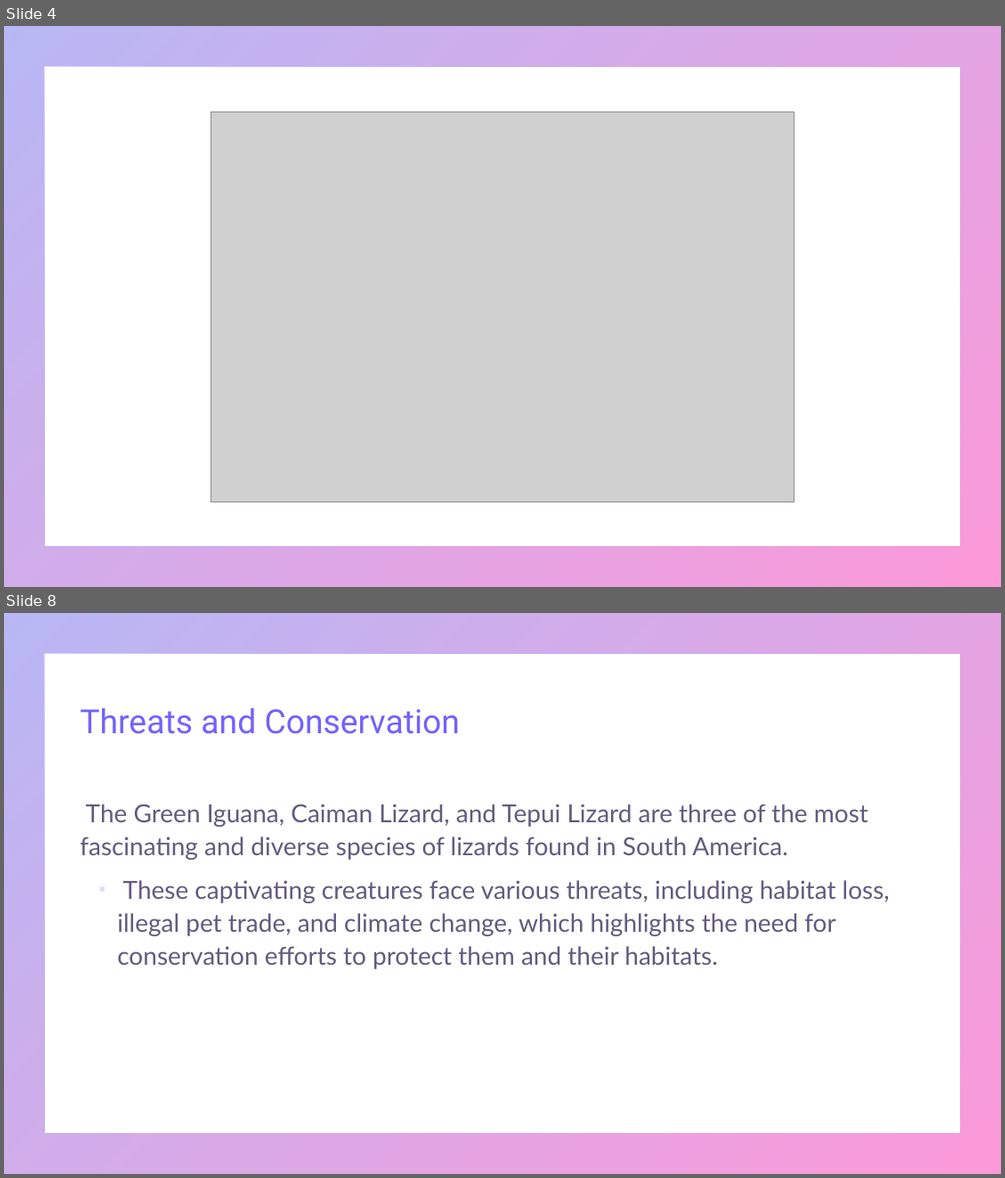
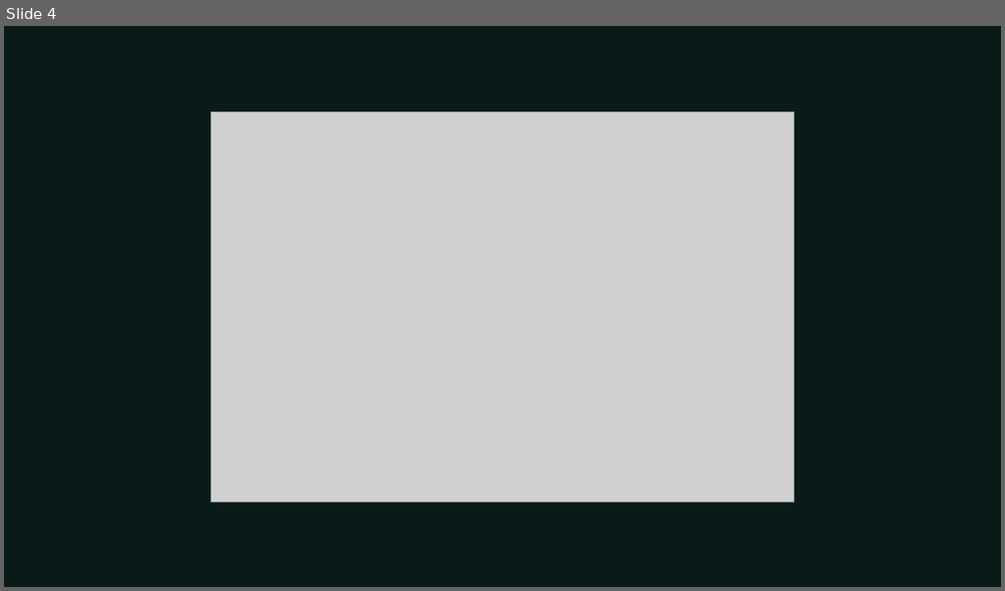
Before and after one commit to umarrasool15/Research2SlidesWebApp, a slide deck: src/main/resources/content/output/A Survey of South American Lizards Biodiversity and Ecological.pptx. Shown one above the other, each under a label of ours: slides 4 and 8 before the commit, slide 4 after it; the slides between them are not shown. The pictures are 1005x1178 and 1005x591 pixels, drawn with LibreOffice and Linux fonts; fonts in the diff are those of the drawing; grey boxes stand for pictures. Boxes give left, top, right and bottom in pixels: in the first picture for what was removed or moved away, otherwise in the second. Text is boxed around its words. In the diff, an @@ line names an element or a change of style, - is before the commit and + after.

```diff
--- a/src/main/resources/content/output/A Survey of South American Lizards Biodiversity and Ecological.pptx
+++ b/src/main/resources/content/output/A Survey of South American Lizards Biodiversity and Ecological.pptx
@@ slide 8 removed at (x1=4, y1=613, x2=1001, y2=1174), background #FFFFFF; not listed: 1 template element that a slide beside it also shows @@
@@ title removed at (x1=80, y1=708, x2=460, y2=734) @@
-Threats and Conservation
@@ text removed at (x1=80, y1=804, x2=890, y2=969) @@
-▪ The Green Iguana, Caiman Lizard, and Tepui Lizard are three of the most fascinating and diverse species of lizards found in South America.
-  These captivating creatures face various threats, including habitat loss, illegal pet trade, and climate change, which highlights the need for conservation efforts to protect them and their habitats.
@@ slide 4 changed as well @@
@@ background #FFFFFF to #081B19 @@
@@ frame removed at (x1=4, y1=26, x2=1001, y2=587) @@
```
Also in this commit, not shown: 2 other slides changed, 6 slides added, 5 other slides removed, 8 other files.
